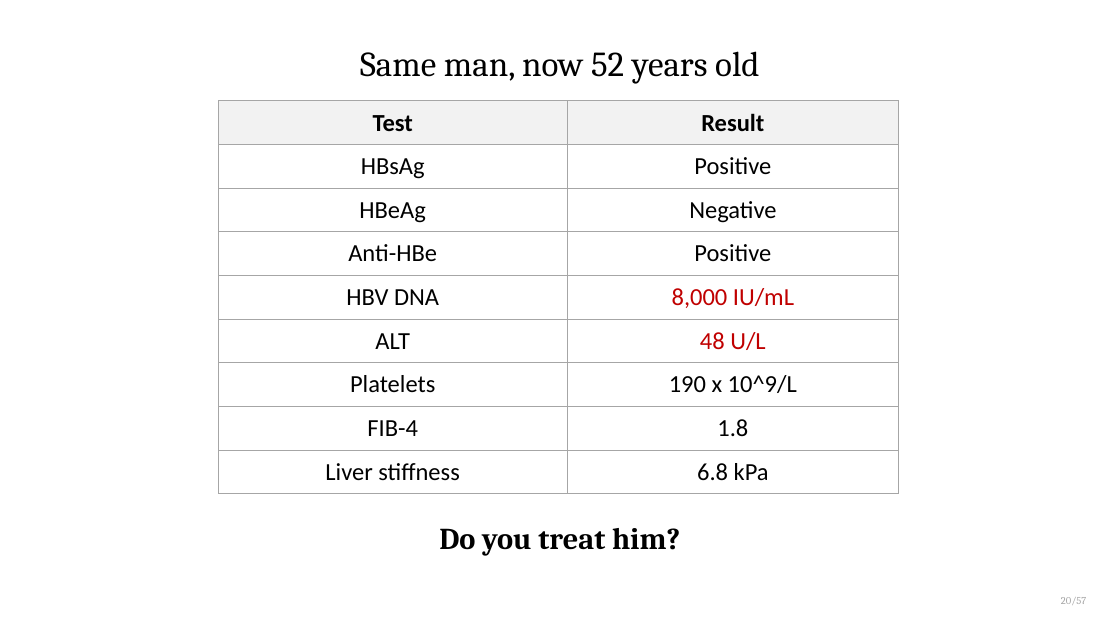
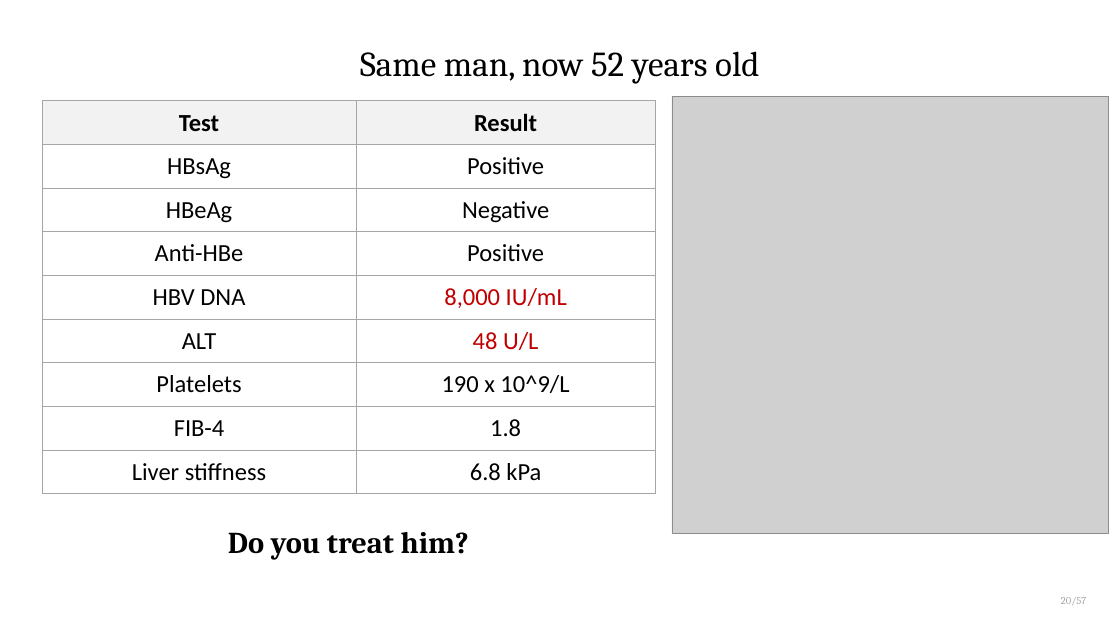
Before and after one commit to qaddodi/mohammad-almeqdadi-lectures, a slide deck: slide 32 of lectures/chronic-hepatitis-b/Chronic Hepatitis B.pptx. Drawn at 1120x630 pixels with LibreOffice and Linux fonts; fonts in the diff are those of the drawing; grey boxes stand for pictures. Boxes give left, top, right and bottom in pixels: in the first picture for what was removed or moved away, otherwise in the second. Text is boxed around its words. In the diff, an @@ line names an element or a change of style, - is before the commit and + after.

```diff
--- a/lectures/chronic-hepatitis-b/Chronic Hepatitis B.pptx
+++ b/lectures/chronic-hepatitis-b/Chronic Hepatitis B.pptx
@@ table resized from (x1=218, y1=101, x2=899, y2=485) to (x1=42, y1=101, x2=655, y2=485) @@
@@ picture added at (x1=672, y1=97, x2=1109, y2=534) @@
@@ text "Do you treat him?" moved from (x1=439, y1=528, x2=680, y2=556) to (x1=228, y1=532, x2=469, y2=560) @@
```
Also in this commit, not shown: 12 other slides changed, 12 other files.
